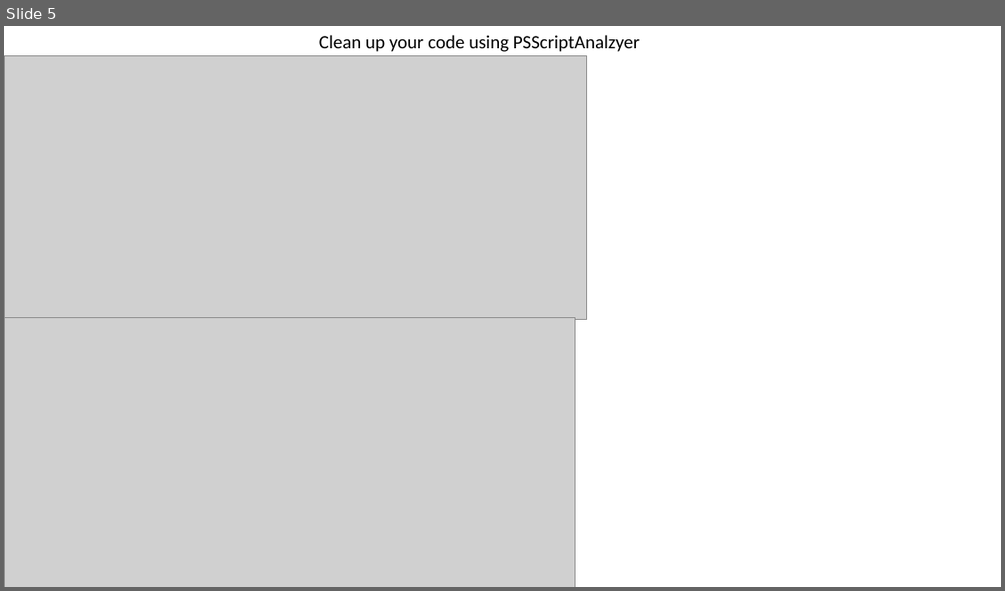
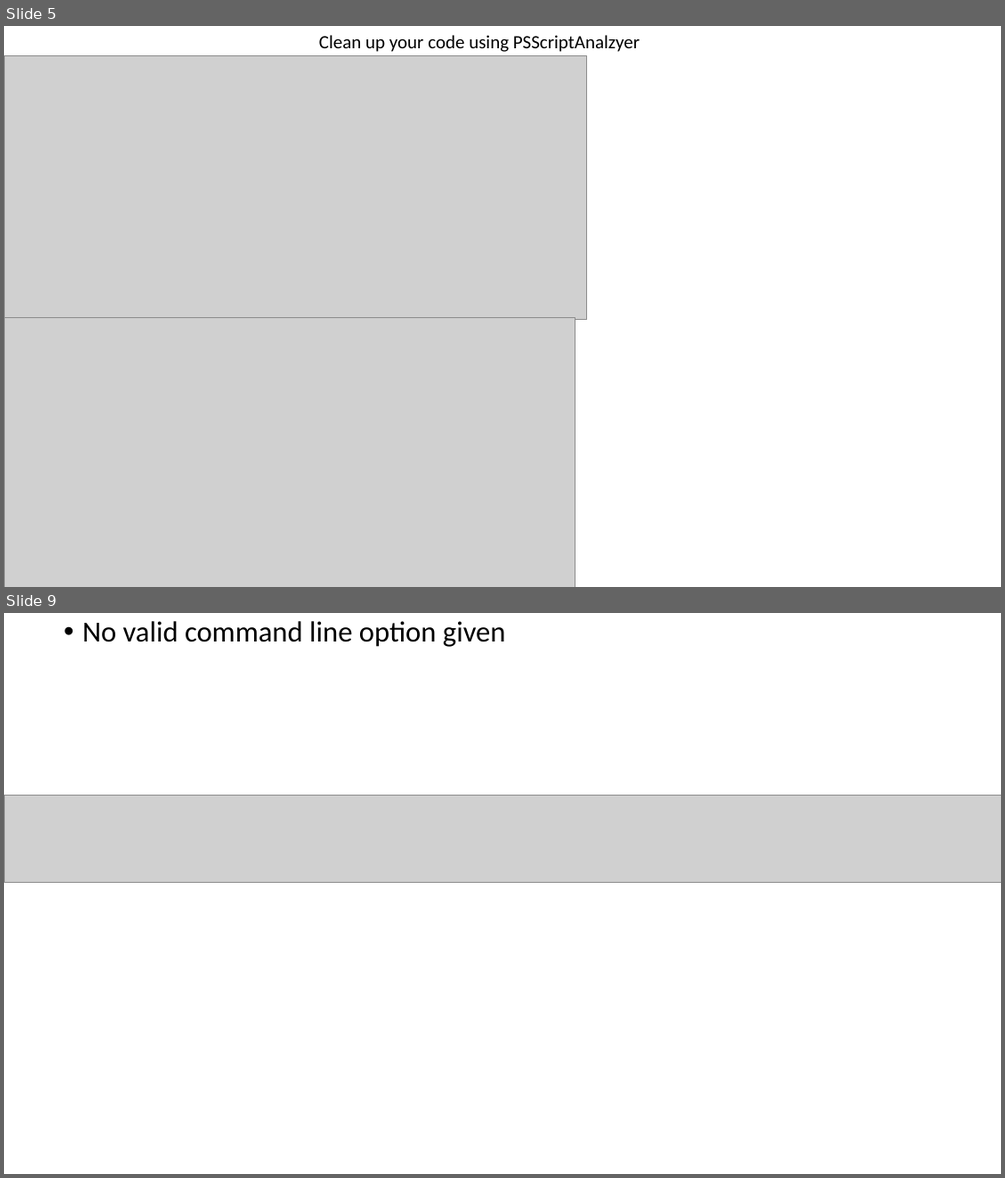
Before and after one commit to CHROME-PLATED-METRO-WOLF/Coit11241-peer-programming, a slide deck: evidence.pptx. Shown one above the other, each under a label of ours: slide 5 before the commit, slides 5 and 9 after it; the slides between them are not shown. The pictures are 1005x591 and 1005x1178 pixels, drawn with LibreOffice and Linux fonts; fonts in the diff are those of the drawing; grey boxes stand for pictures. Boxes give left, top, right and bottom in pixels: in the first picture for what was removed or moved away, otherwise in the second. Text is boxed around its words. In the diff, an @@ line names an element or a change of style, - is before the commit and + after.

```diff
--- a/evidence.pptx
+++ b/evidence.pptx
@@ slide 9 added at (4, 613, 1001, 1174), background #FFFFFF @@
@@ text added at (82, 621, 506, 647), 28 pt, text #000000 @@
+• No valid command line option given
@@ picture added at (4, 795, 1001, 882) @@
```
Also in this commit, not shown: 1 slide changed, 7 other slides added, 2 other files.
